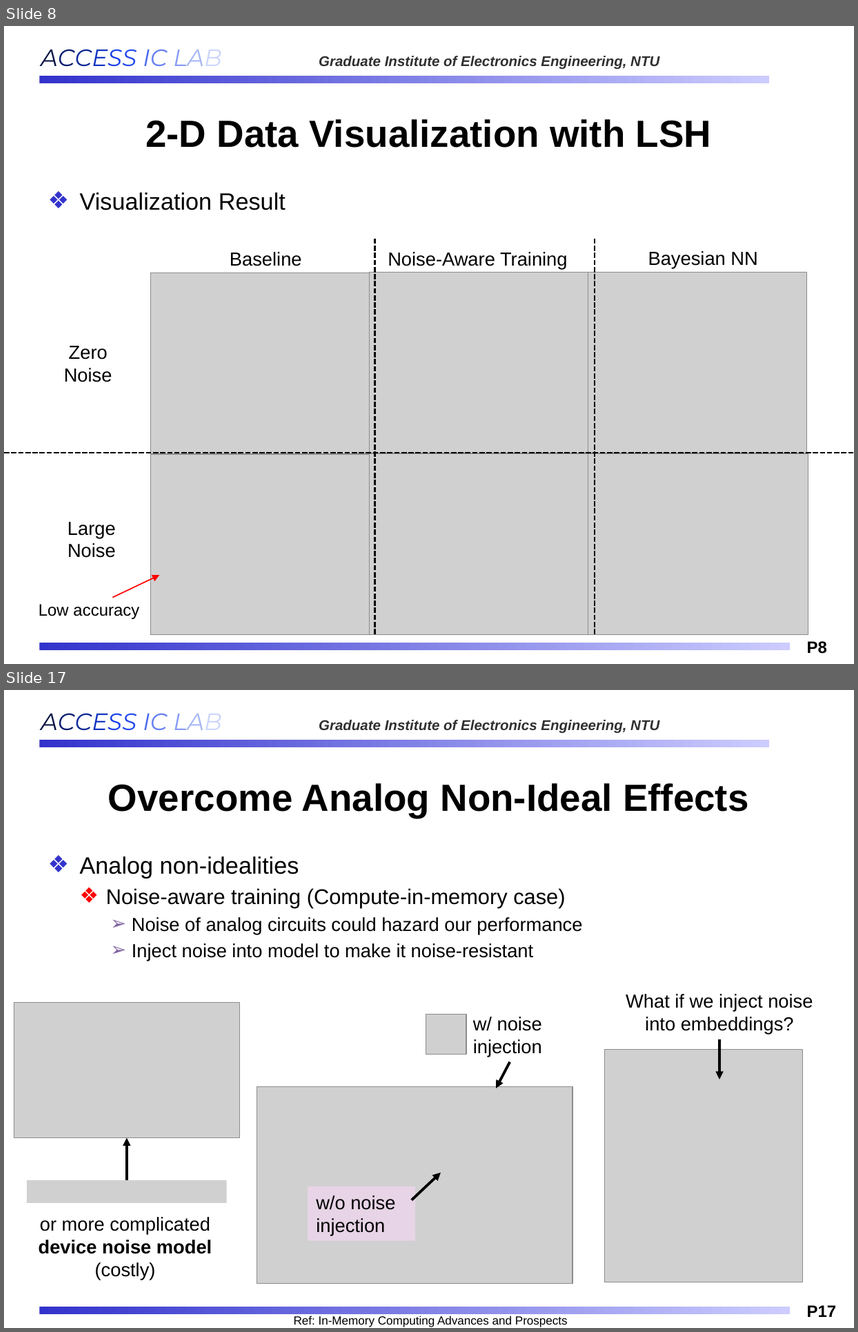
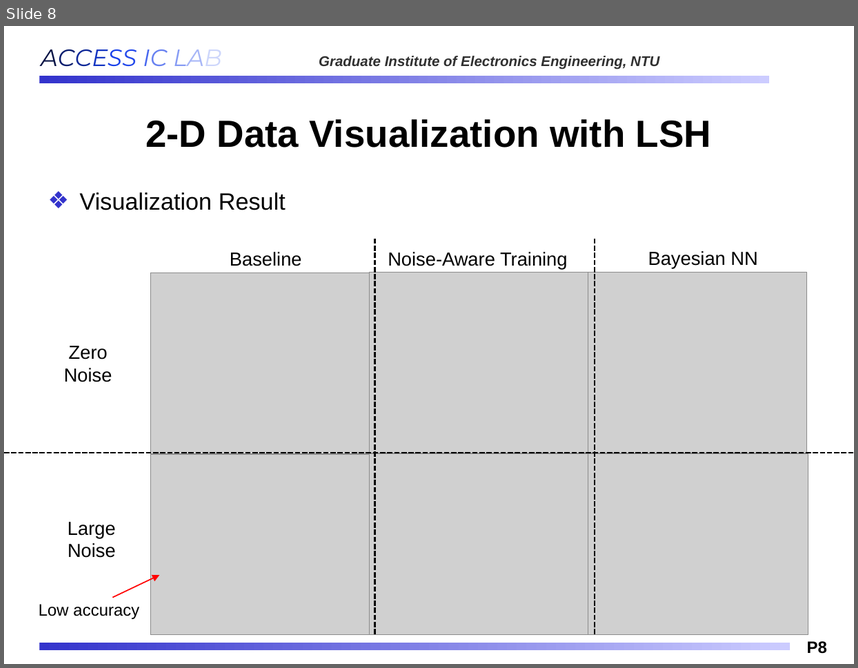
Before and after one commit to Oniontow/AndyWu_Project, a slide deck: b11901027_王仁軒.pptx. Shown one above the other, each under a label of ours: slides 8 and 17 before the commit, slide 8 after it; the slides between them are not shown. The pictures are 858x1332 and 858x668 pixels, drawn with LibreOffice and Linux fonts; fonts in the diff are those of the drawing; grey boxes stand for pictures; background and template pictures are left out. Boxes give left, top, right and bottom in pixels: in the first picture for what was removed or moved away, otherwise in the second. Text is boxed around its words. In the diff, an @@ line names an element or a change of style, - is before the commit and + after.

```diff
--- a/b11901027_王仁軒.pptx
+++ b/b11901027_王仁軒.pptx
@@ slide 17 removed at (x1=4, y1=690, x2=854, y2=1328), background #FFFFFF; not listed: 4 template elements that a slide beside it also shows @@
@@ title removed at (x1=108, y1=783, x2=749, y2=818) @@
-Overcome Analog Non-Ideal Effects
@@ text removed at (x1=80, y1=856, x2=582, y2=961) @@
-❖ Analog non-idealities
-  ❖ Noise-aware training (Compute-in-memory case)
-    ➢ Noise of analog circuits could hazard our performance
-    ➢ Inject noise into model to make it noise-resistant
@@ text removed at (x1=626, y1=994, x2=813, y2=1034) @@
-What if we inject noise into embeddings?
@@ picture removed at (x1=14, y1=1002, x2=239, y2=1137) @@
@@ group removed at (x1=257, y1=1014, x2=573, y2=1283): 2 pictures, 2 arrows, 1 rectangle, 1 text @@
-w/o noise injection
-w/ noise
-injection
@@ arrow removed from (720, 1039) to (720, 1079) @@
@@ picture removed at (x1=605, y1=1049, x2=803, y2=1283) @@
@@ arrow removed from (126, 1180) to (126, 1137) @@
@@ picture removed at (x1=27, y1=1180, x2=227, y2=1203) @@
@@ text removed at (x1=38, y1=1216, x2=212, y2=1280) @@
-or more complicated
-device noise model (costly)
@@ text removed at (x1=294, y1=1315, x2=568, y2=1327) @@
-Ref: In-Memory Computing Advances and Prospects
```
Also in this commit, not shown: 1 slide changed, 2 slides added, 7 other slides removed.
